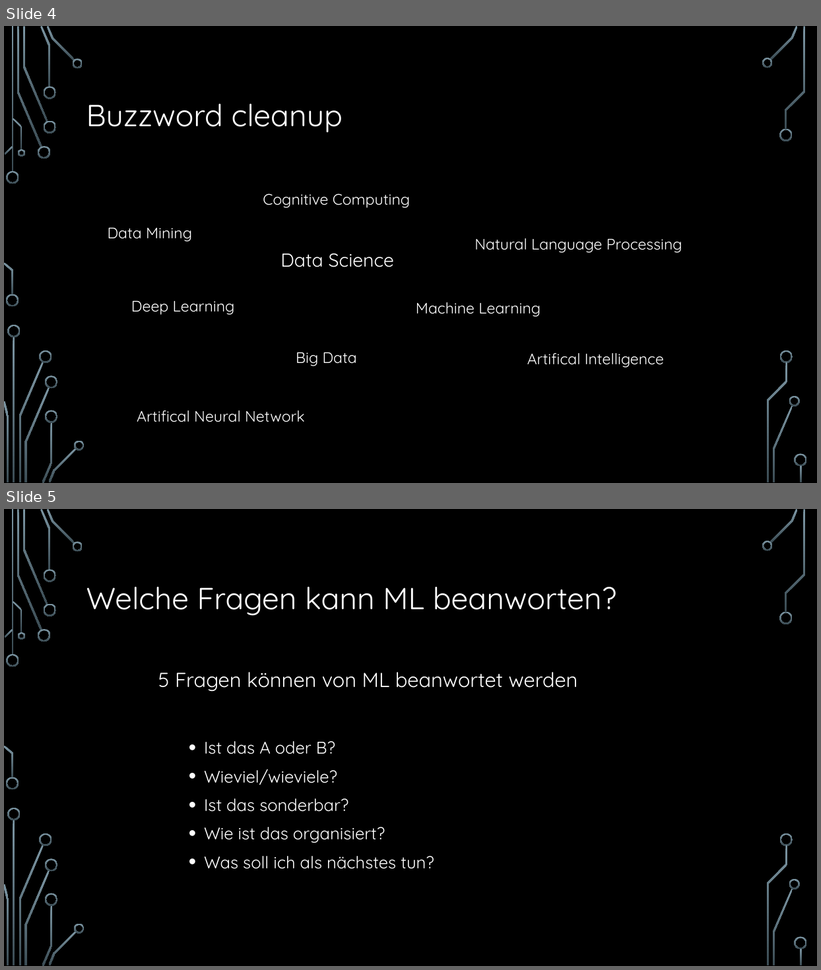
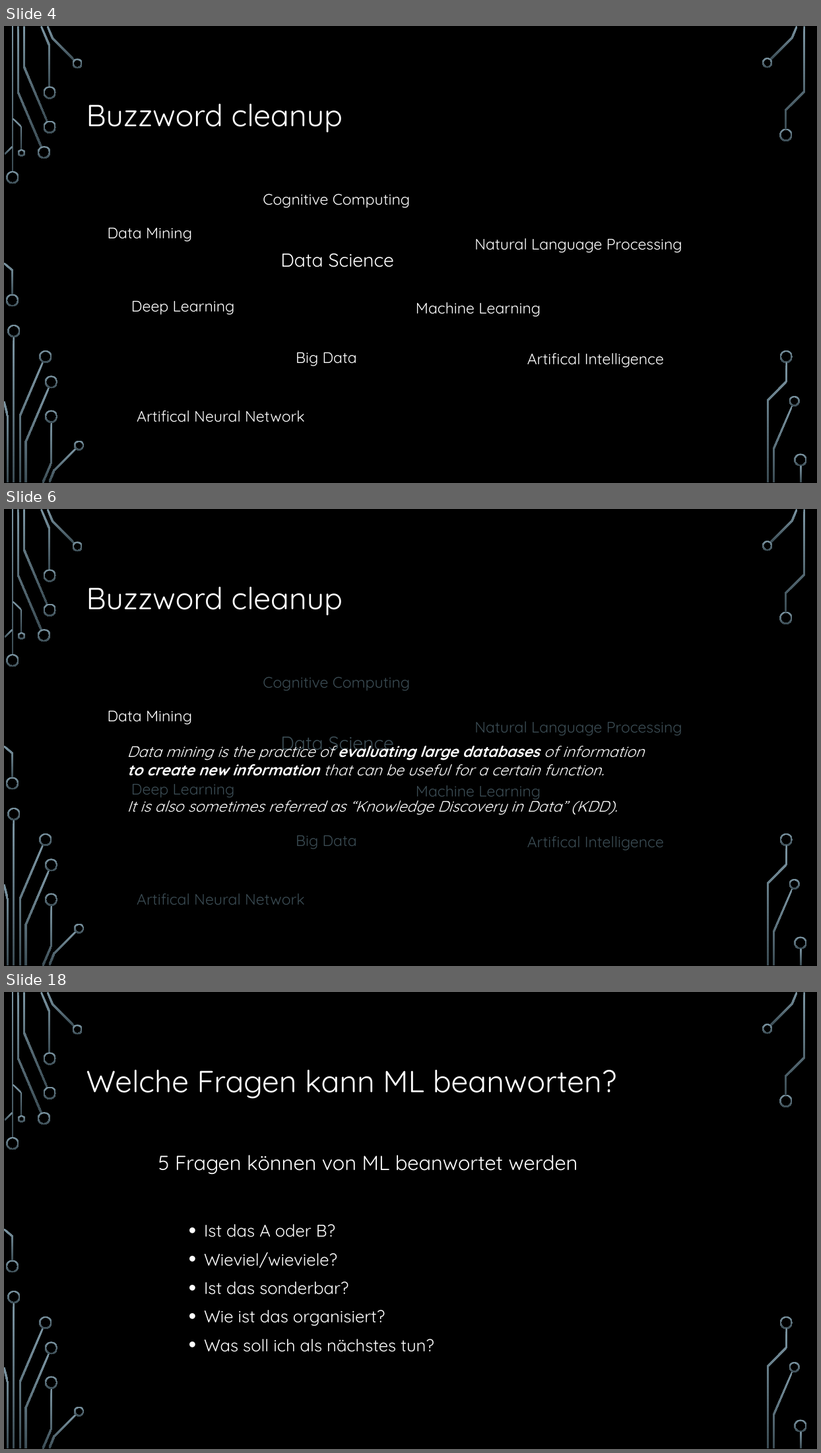
Before and after one commit to hacpro/introduction-machine-learning, a slide deck: presentation.pptx. Shown one above the other, each under a label of ours: slides 4 and 5 before the commit, slides 4, 6 and 18 after it; the slides between them are not shown. The pictures are 821x970 and 821x1453 pixels, drawn with LibreOffice and Linux fonts; fonts in the diff are those of the drawing; background and template pictures are left out. Boxes give left, top, right and bottom in pixels: in the first picture for what was removed or moved away, otherwise in the second. Text is boxed around its words. In the diff, an @@ line names an element or a change of style, - is before the commit and + after.

Commit message:
Added buzzword cleanup.

```diff
--- a/presentation.pptx
+++ b/presentation.pptx
@@ slide 6 added at box(4, 509, 817, 966), background picture (left out); not listed: 36 template elements that a slide beside it also shows @@
@@ title added at box(86, 587, 343, 615), 36 pt, text #FFFFFF @@
+Buzzword cleanup
@@ text added at box(263, 677, 410, 691), 18 pt, text #3B4C54 @@
+Cognitive Computing
@@ text added at box(108, 711, 192, 725), 18 pt, text #FFFFFF @@
+Data Mining
@@ text added at box(475, 722, 682, 736), 18 pt, text #3B4C54 @@
+Natural Language Processing
@@ text added at box(127, 741, 644, 815), 18 pt, text #FFFFFF, italic @@
+Data mining is the practice of evaluating large databases of information
+to create new information that can be useful for a certain function.
+It is also sometimes referred as “Knowledge Discovery in Data” (KDD).
@@ text added at box(281, 737, 394, 755), 22.2 pt, text #3B4C54 @@
+Data Science
@@ text added at box(131, 784, 235, 798), 18 pt, text #3B4C54 @@
+Deep Learning
@@ text added at box(416, 786, 541, 800), 18 pt, text #3B4C54 @@
+Machine Learning
@@ text added at box(296, 836, 357, 850), 18 pt, text #3B4C54 @@
+Big Data
@@ text added at box(527, 836, 664, 851), 18 pt, text #3B4C54 @@
+Artifical Intelligence
@@ text added at box(137, 894, 305, 905), 18 pt, text #3B4C54 @@
+Artifical Neural Network
@@ what was slide 5 is now slide 18 @@
```
Also in this commit, not shown: 12 other slides added.
